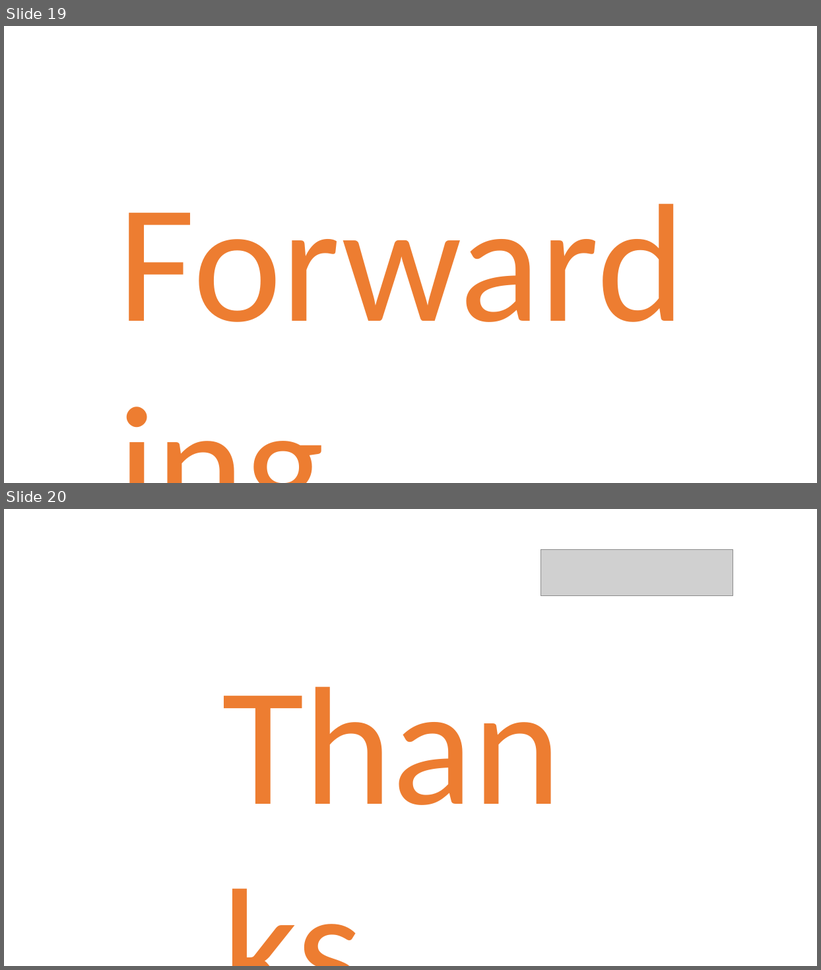
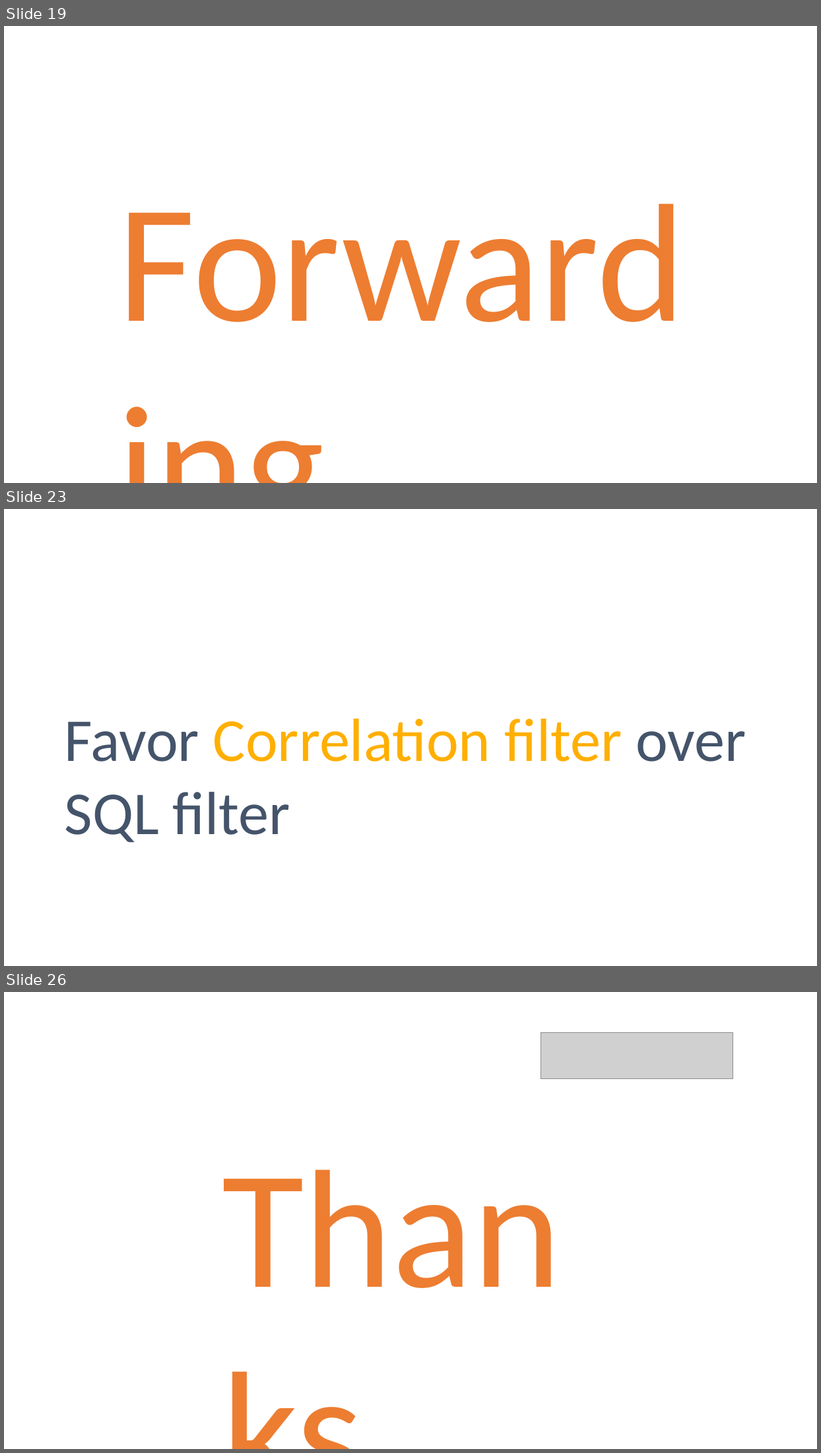
Before and after one commit to danielmarbach/AzureServiceBus.DeepDive, a slide deck: presentation.pptx. Shown one above the other, each under a label of ours: slides 19 and 20 before the commit, slides 19, 23 and 26 after it; the slides between them are not shown. The pictures are 821x970 and 821x1453 pixels, drawn with LibreOffice and Linux fonts; fonts in the diff are those of the drawing; grey boxes stand for pictures. Boxes give left, top, right and bottom in pixels: in the first picture for what was removed or moved away, otherwise in the second. Text is boxed around its words. In the diff, an @@ line names an element or a change of style, - is before the commit and + after.

```diff
--- a/presentation.pptx
+++ b/presentation.pptx
@@ slide 23 added at (x1=4, y1=509, x2=817, y2=966), background #FFFFFF @@
@@ text added at (x1=65, y1=719, x2=746, y2=843), 72 pt, text #44546A @@
+Favor Correlation filter over SQL filter
@@ what was slide 20 is now slide 26 @@
```
Also in this commit, not shown: 5 other slides added, 1 other file.
